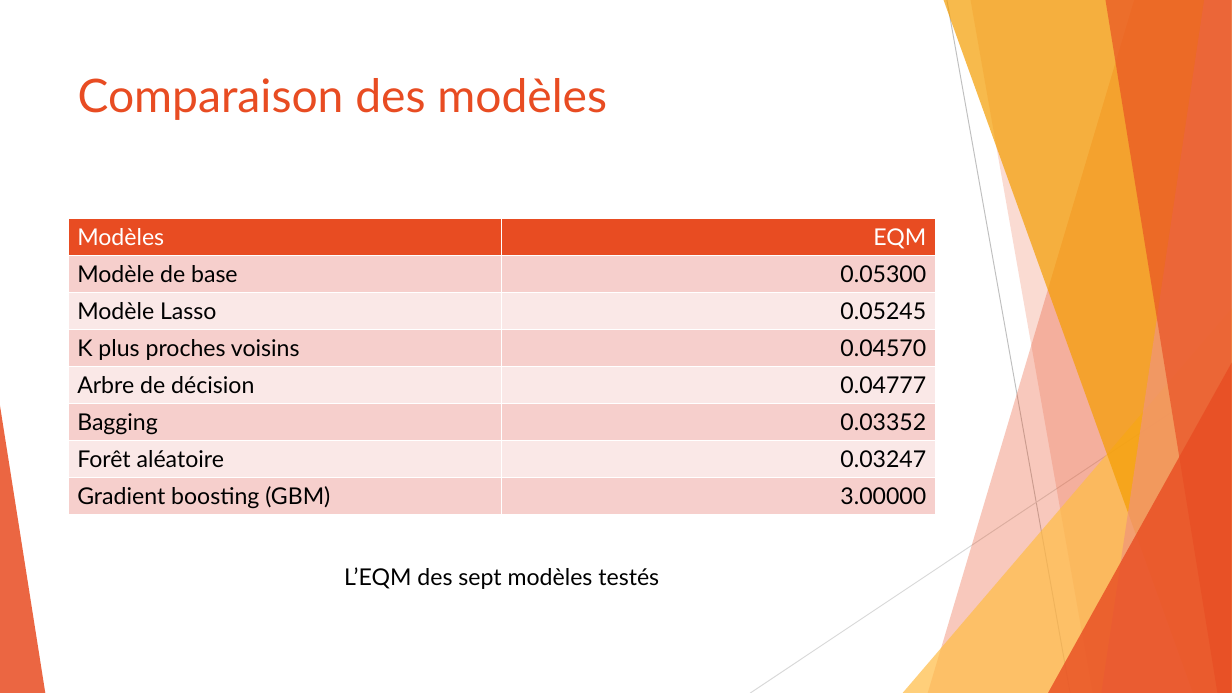
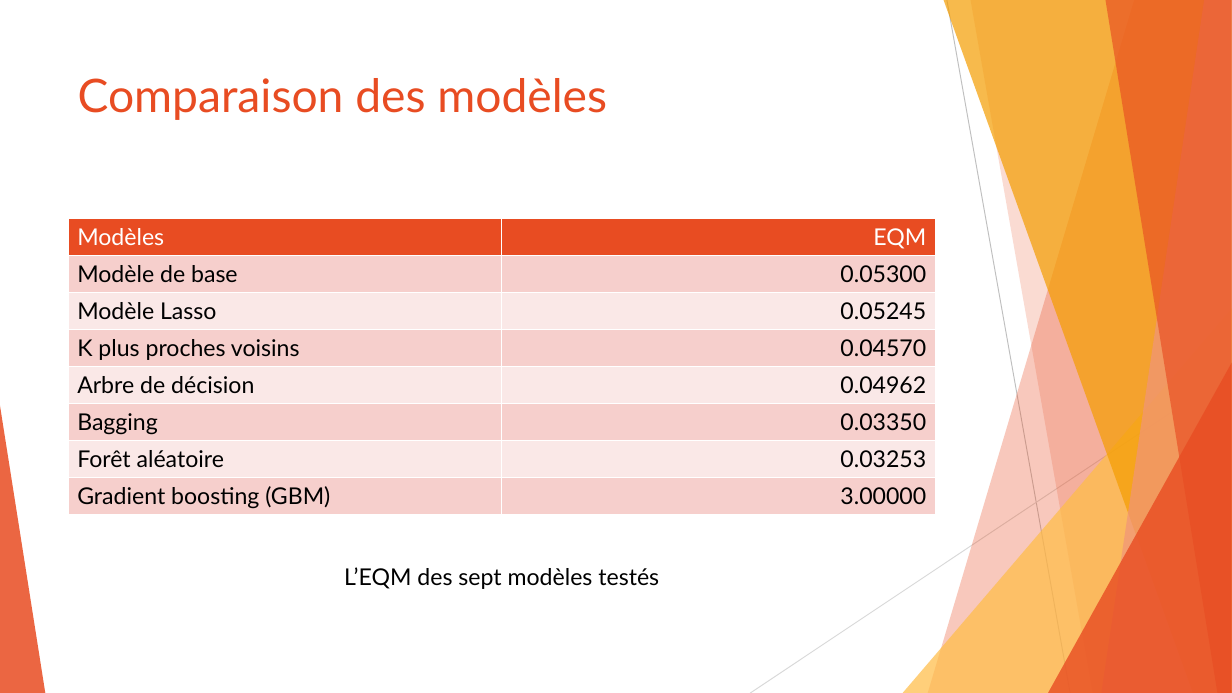
Before and after one commit to SamuelProvencher/TP-Apprentissage, a slide deck: slide 16 of PP.pptx (slide 15 before the commit). Drawn at 1232x693 pixels with LibreOffice and Linux fonts; fonts in the diff are those of the drawing. Boxes give left, top, right and bottom in pixels: in the first picture for what was removed or moved away, otherwise in the second. Text is boxed around its words. In the diff, an @@ line names an element or a change of style, - is before the commit and + after.

```diff
--- a/PP.pptx
+++ b/PP.pptx
@@ table at <box>68,218,935,558</box> @@
-row 5, column 2: 0.04777
+row 5, column 2: 0.04962
-row 6, column 2: 0.03352
+row 6, column 2: 0.03350
-row 7, column 2: 0.03247
+row 7, column 2: 0.03253
```
Also in this commit, not shown: 2 other slides changed, 4 slides added.
